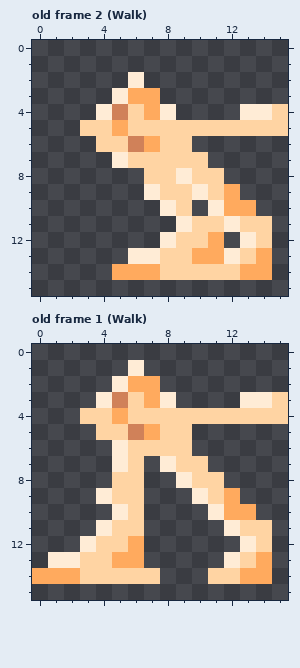
File history of a pixel-art file, assets/aseprite/enemy-5.aseprite. Above, as it was before the edit.
16x16 pixels, 22 frames. Shown: old frame 2 (Walk), old frame 1 (Walk). The commit also changed other frames, which this record leaves out.
After:
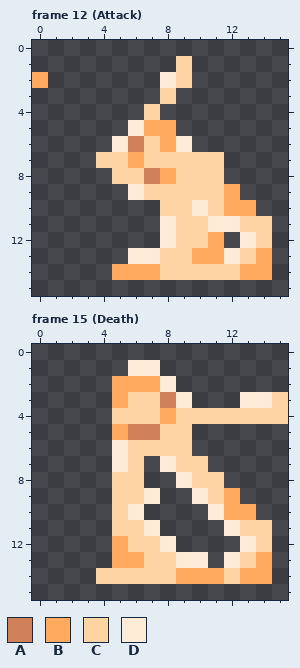
Palette (. is transparent): A #d08159  B #ffaa5e  C #ffd4a3  D #ffecd6
A new or re-ordered frame is compared with the old frame closest to it.
Edits made:
frames re-ordered
Frame 12 (Attack) against old frame 2 (Walk):
The edit turns colour C into colour A in row 8 at x 7.
There is now colour B in row 2 at x 0.
The edit turns colour C into colour B in row 5 at x 7 to 8; in row 6 at x 8; in row 7 at x 6; in row 8 at x 8.
There is now colour C in rows 1 to 2 at x 9; in row 3 at x 8; in row 7 at x 4 and 11; in row 8 at x 5 to 6.
The edit turns colour B into colour C in row 4 at x 7; in row 6 at x 7.
The edit turns colour D into colour C in row 7 at x 5; in row 8 at x 9; in row 9 at x 7 and 10; in row 10 at x 8 and 11; in row 11 at x 9.
There is now colour D in row 2 at x 8; in row 9 at x 6; in row 10 at x 10; in row 11 at x 8.
The edit turns colour C into colour D in row 5 at x 6; in row 6 at x 5 and 9; in row 11 at x 11.
The author cleared colour A in row 4 at x 5.
The author cleared colour B in row 3 at x 6 to 7; in row 5 at x 5.
The author cleared colour C in row 4 at x 6 and 15; in row 5 at x 3 to 4 and 9 to 15; in row 6 at x 4.
The author cleared colour D in row 2 at x 6; in row 3 at x 5; in row 4 at x 4, 8 and 13 to 14.
Frame 15 (Death) against old frame 1 (Walk):
The edit turns colour B into colour A in row 5 at x 7.
The edit turns colour D into colour A in row 3 at x 8.
There is now colour B in row 14 at x 9 to 10.
The edit turns colour A into colour B in row 3 at x 5.
The edit turns colour C into colour B in row 4 at x 8; in row 5 at x 5; in row 12 at x 5; in row 14 at x 11.
The edit turns colour D into colour B in row 2 at x 5.
There is now colour C in row 12 at x 7; in row 13 at x 7 to 8; in row 14 at x 8.
The edit turns colour B into colour C in row 3 at x 7; in row 4 at x 5; in row 12 at x 6.
The edit turns colour D into colour C in row 10 at x 5.
There is now colour D in row 1 at x 7; in row 2 at x 8; in row 3 at x 9; in row 9 at x 7; in row 11 at x 7; in row 12 at x 8.
There is now colour D in row 13 at x 9 to 10.
The edit turns colour C into colour D in row 10 at x 6.
The author cleared colour B in row 14 at x 0 to 2.
The author cleared colour C in row 4 at x 3 to 4; in row 5 at x 4; in row 12 at x 4; in row 13 at x 3 to 4; in row 14 at x 3.
The author cleared colour D in row 3 at x 4; in row 9 at x 4; in row 11 at x 4; in row 12 at x 3; in row 13 at x 1 to 2.
Where, in picture pixels (left, top, right, bottom), the same in both pictures:
changed: (32, 56, 288, 232)
changed: (80, 360, 192, 440)
changed: (32, 488, 224, 584)
